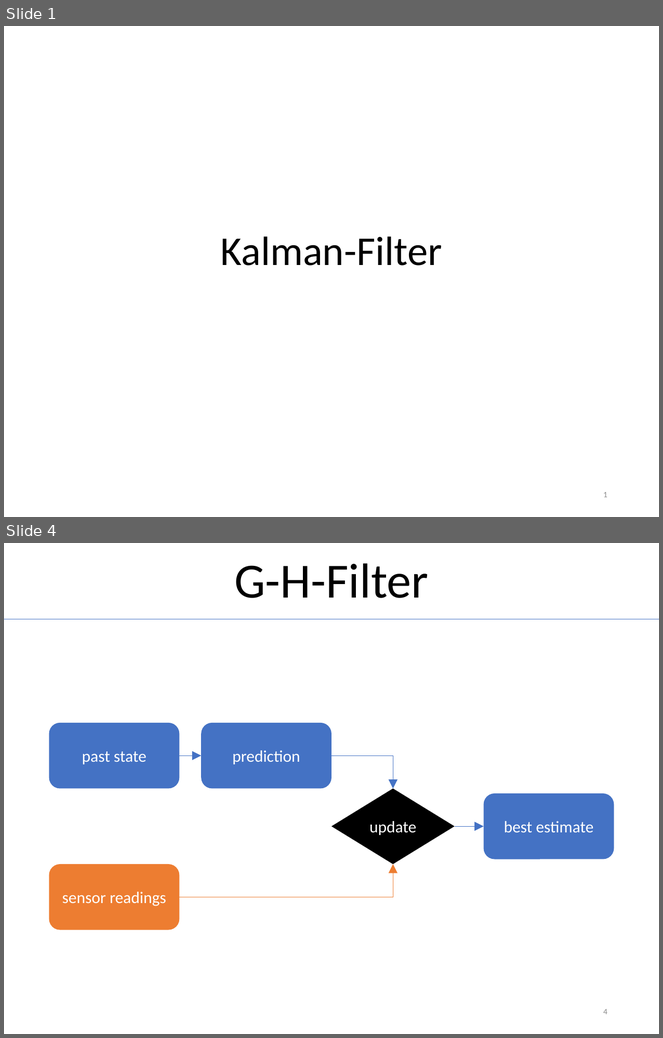
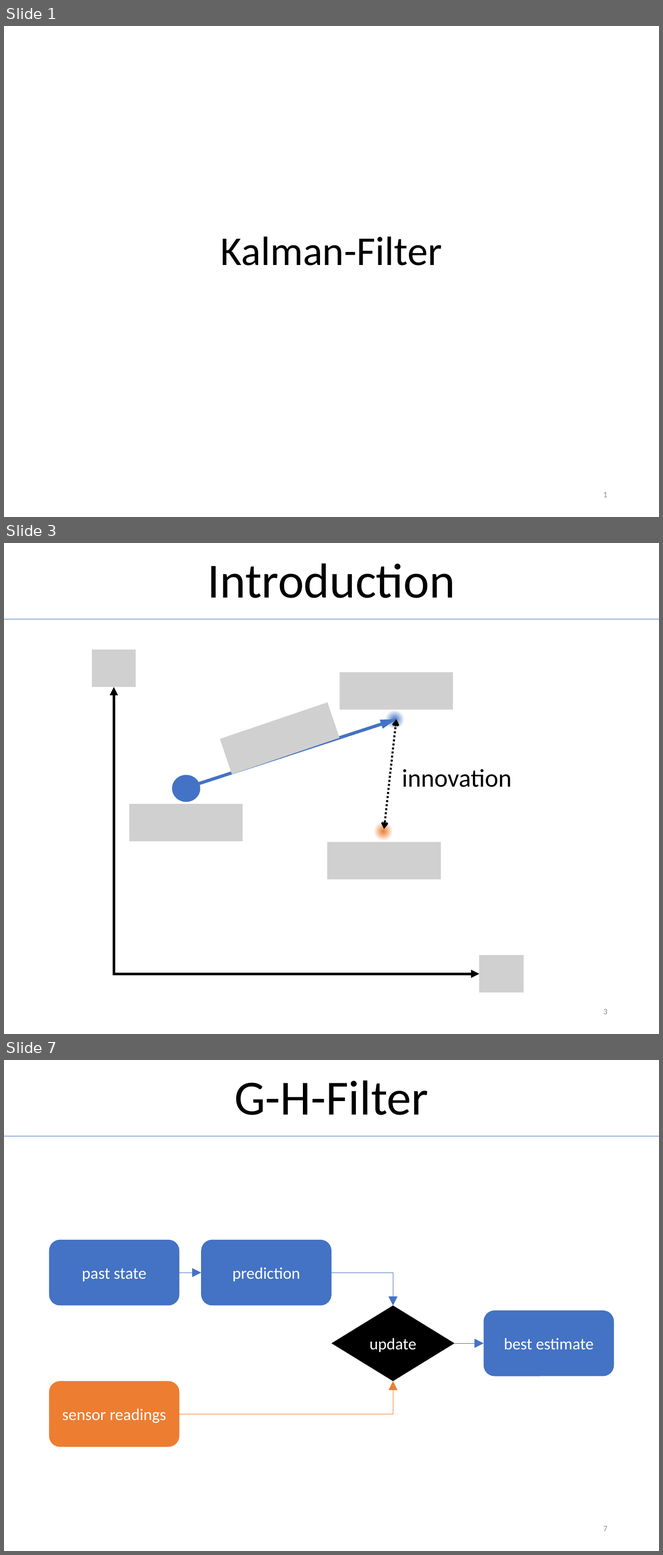
Before and after one commit to MichiHo/flocking, a slide deck: vortrag/ba_seminar_presentation.pptx. Shown one above the other, each under a label of ours: slides 1 and 4 before the commit, slides 1, 3 and 7 after it; the slides between them are not shown. The pictures are 663x1038 and 663x1555 pixels, drawn with LibreOffice and Linux fonts; fonts in the diff are those of the drawing; grey boxes stand for pictures. Boxes give left, top, right and bottom in pixels: in the first picture for what was removed or moved away, otherwise in the second. Text is boxed around its words. In the diff, an @@ line names an element or a change of style, - is before the commit and + after.

```diff
--- a/vortrag/ba_seminar_presentation.pptx
+++ b/vortrag/ba_seminar_presentation.pptx
@@ slide 3 added at (4, 543, 659, 1034), background #FFFFFF @@
@@ title added at (208, 563, 455, 598), 54 pt, text #000000 @@
+Introduction
@@ line added from (4, 619) to (659, 619), #4472C4 0.5 pt @@
@@ ellipse added at (310, 635, 480, 805), fill gradient #4472C4 @@
@@ picture added at (92, 650, 136, 687) @@
@@ picture added at (339, 672, 453, 709) @@
@@ elbow double arrow added from (114, 687) to (480, 974), #000000 3 pt @@
@@ picture added at (220, 703, 339, 774) @@
@@ ellipse added at (241, 702, 526, 961), fill gradient #ED7D31 @@
@@ arrow added from (186, 788) to (397, 719), #4472C4 3.5 pt @@
@@ double arrow added from (384, 830) to (397, 719), #000000 2.25 pt dashed @@
@@ ellipse added at (172, 775, 201, 802), fill #4472C4 @@
@@ text added at (402, 769, 512, 787), 28 pt, text #000000 @@
+innovation
@@ picture added at (129, 804, 243, 841) @@
@@ picture added at (327, 843, 441, 880) @@
@@ picture added at (480, 956, 524, 993) @@
@@ page number added at (604, 1009, 608, 1015), 9 pt, text #8C8C8C @@
+3
@@ what was slide 4 is now slide 7 @@
@@ page number at (604, 1526, 608, 1532): text changed @@
-4
+7
```
Also in this commit, not shown: 8 slides changed, 10 other slides added, 2 slides removed, 5 other files.
